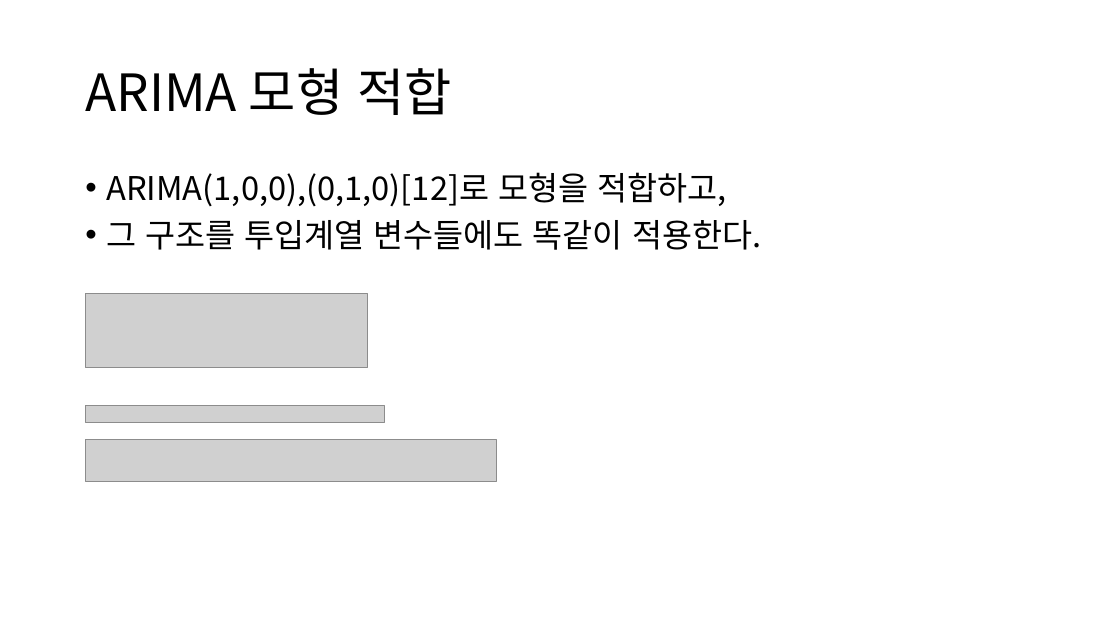
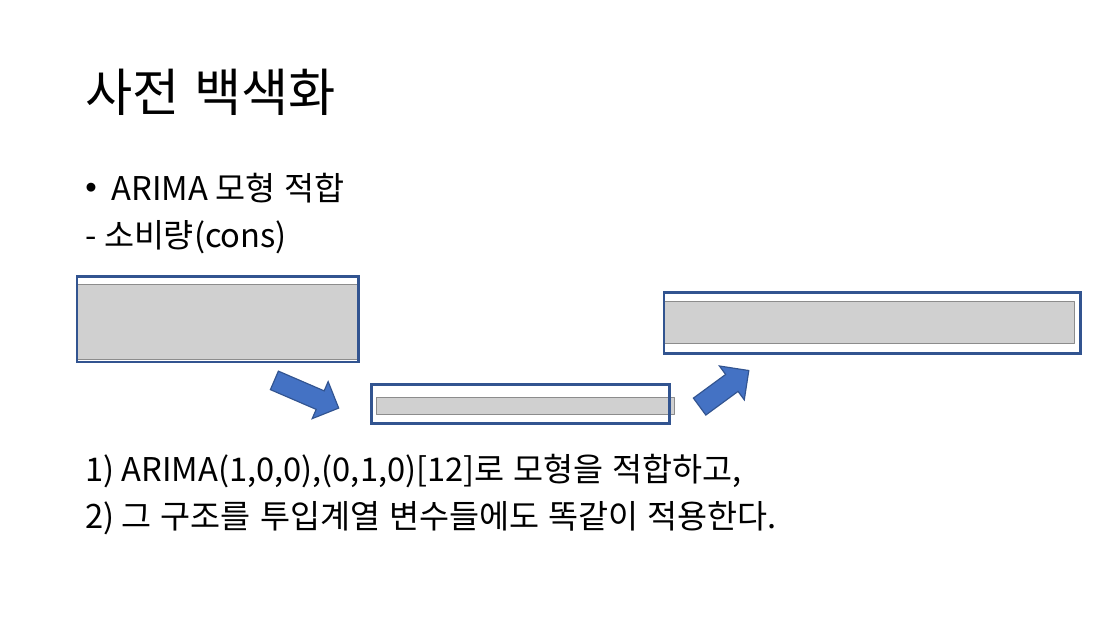
Before and after one commit to neverland251/MainProject, a slide deck: slide 12 of Project/DataMining/ARIMAX_Project/아이스크림 판매량 예측/아이스크림을 왜 먹을까.pptx. Drawn at 1120x630 pixels with LibreOffice and Linux fonts; fonts in the diff are those of the drawing; grey boxes stand for pictures. Boxes give left, top, right and bottom in pixels: in the first picture for what was removed or moved away, otherwise in the second. Text is boxed around its words. In the diff, an @@ line names an element or a change of style, - is before the commit and + after.

Commit message:
update ARIMAX

```diff
--- a/Project/DataMining/ARIMAX_Project/아이스크림 판매량 예측/아이스크림을 왜 먹을까.pptx
+++ b/Project/DataMining/ARIMAX_Project/아이스크림 판매량 예측/아이스크림을 왜 먹을까.pptx
@@ title at [85,68,336,115]: text changed @@
-ARIMA 모형 적합
+사전 백색화
@@ text at [85,172,777,534]: text changed @@
-• ARIMA(1,0,0),(0,1,0)[12]로 모형을 적합하고,
-• 그 구조를 투입계열 변수들에도 똑같이 적용한다.
+• ARIMA 모형 적합
+- 소비량(cons)
+1) ARIMA(1,0,0),(0,1,0)[12]로 모형을 적합하고,
+2) 그 구조를 투입계열 변수들에도 똑같이 적용한다.
@@ picture: place and size @@
-picture at [86,293,367,368]
+picture at [77,285,359,360]
@@ rectangle added at [77,276,359,361], outline #325491 2.25 pt @@
@@ rectangle added at [664,292,1081,354], outline #325491 2.25 pt @@
@@ picture: place and size @@
-picture at [86,439,497,481]
+picture at [664,301,1075,343]
@@ right arrow added at [688,354,762,424], fill #4472C4, outline #325491 1 pt @@
@@ right arrow added at [266,362,346,426], fill #4472C4, outline #325491 1 pt @@
@@ rectangle added at [371,385,670,423], outline #325491 2.25 pt @@
@@ picture: place and size @@
-picture at [86,406,384,423]
+picture at [376,398,675,415]
```
Also in this commit, not shown: 16 other slides changed, 1 other file.
